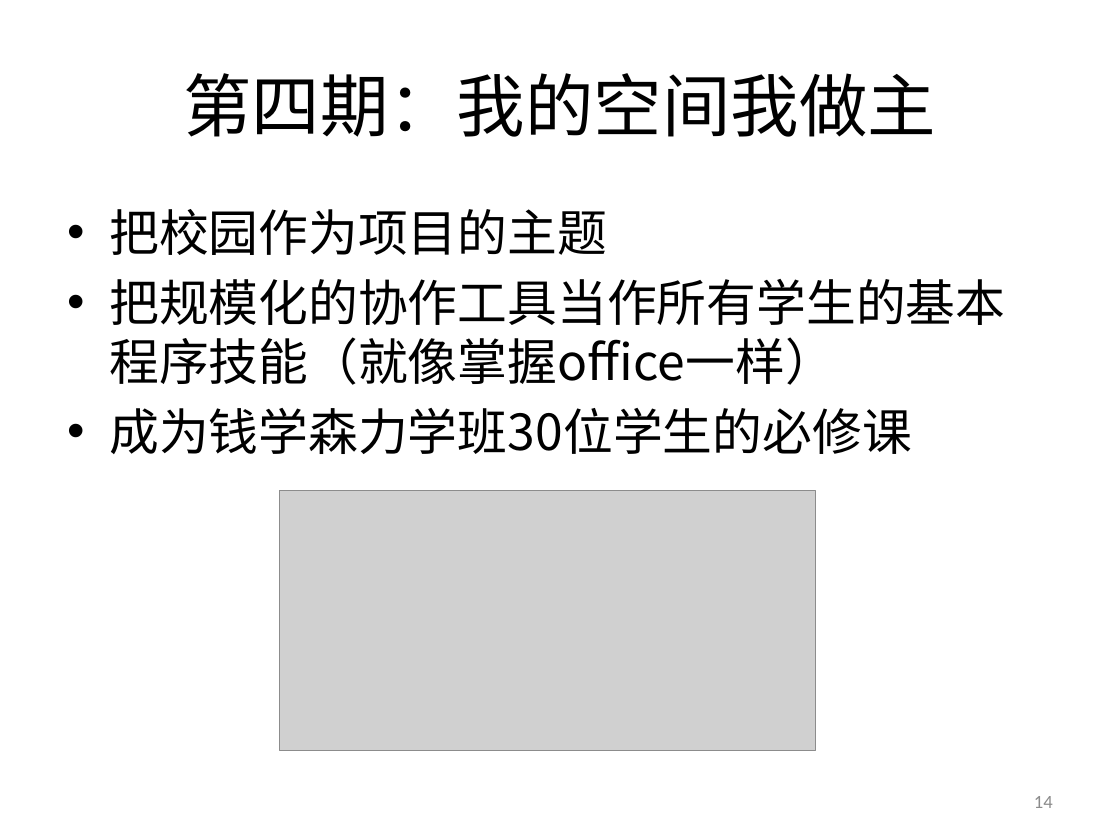
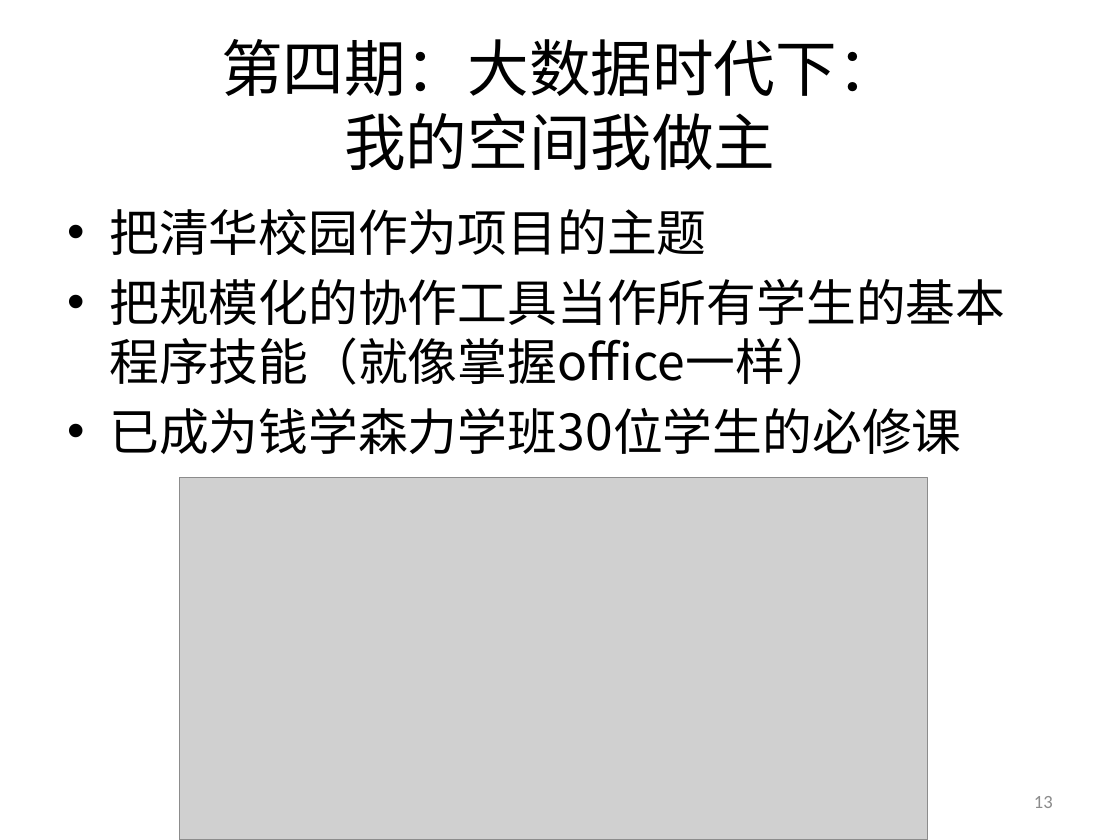
Before and after one commit to woodyme/2014JanXLP, a slide deck: slide 13 of 课程方案/XLP_WorkFLow_CHN.pptx (slide 14 before the commit). Drawn at 1120x840 pixels with LibreOffice and Linux fonts; fonts in the diff are those of the drawing; grey boxes stand for pictures; background and template pictures are left out. Boxes give left, top, right and bottom in pixels: in the first picture for what was removed or moved away, otherwise in the second. Text is boxed around its words. In the diff, an @@ line names an element or a change of style, - is before the commit and + after.

```diff
--- a/课程方案/XLP_WorkFLow_CHN.pptx
+++ b/课程方案/XLP_WorkFLow_CHN.pptx
@@ title at (221,39,899,170): text changed; size 44 to 39.6 pt @@
-第四期：我的空间我做主
+第四期：大数据时代下：
+我的空间我做主
@@ text at (109,209,707,255): text changed @@
-• 把校园作为项目的主题
+• 把清华校园作为项目的主题
@@ text at (109,408,961,454): text changed @@
-• 成为钱学森力学班30位学生的必修课
+• 已成为钱学森力学班30位学生的必修课
@@ picture: place and size @@
-picture at (280,491,815,750)
+picture at (179,477,927,840)
@@ page number at (1034,796,1053,808): text changed @@
-14
+13
```
Also in this commit, not shown: 4 other slides changed, 1 slide removed.
